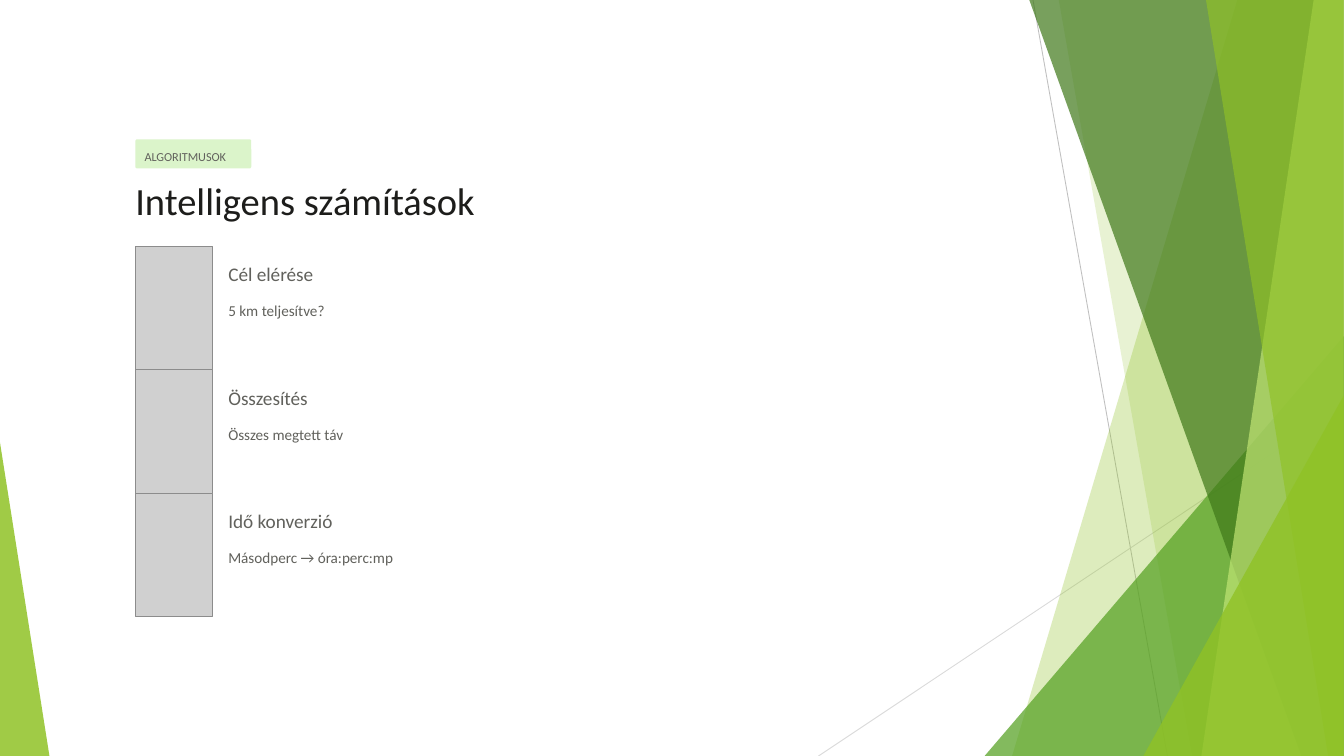
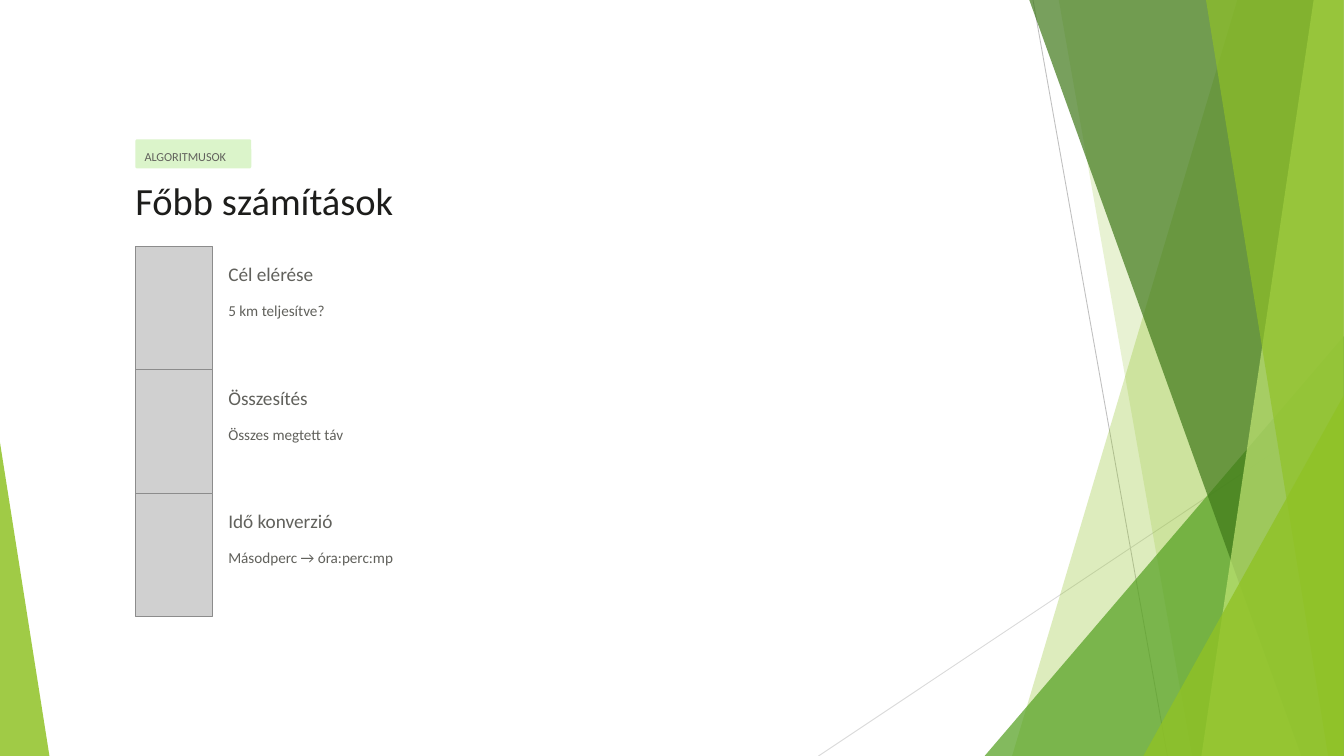
Before and after one commit to lime948/FutoAppSzO, a slide deck: slide 5 of FutoApp/FutoAppvégleges.pptx. Drawn at 1344x756 pixels with LibreOffice and Linux fonts; fonts in the diff are those of the drawing; grey boxes stand for pictures. Boxes give left, top, right and bottom in pixels: in the first picture for what was removed or moved away, otherwise in the second. Text is boxed around its words. In the diff, an @@ line names an element or a change of style, - is before the commit and + after.

```diff
--- a/FutoApp/FutoAppvégleges.pptx
+++ b/FutoApp/FutoAppvégleges.pptx
@@ text at (135,188,393,216): text changed @@
-Intelligens számítások
+Főbb számítások
```
Also in this commit, not shown: 1 other slide changed.
